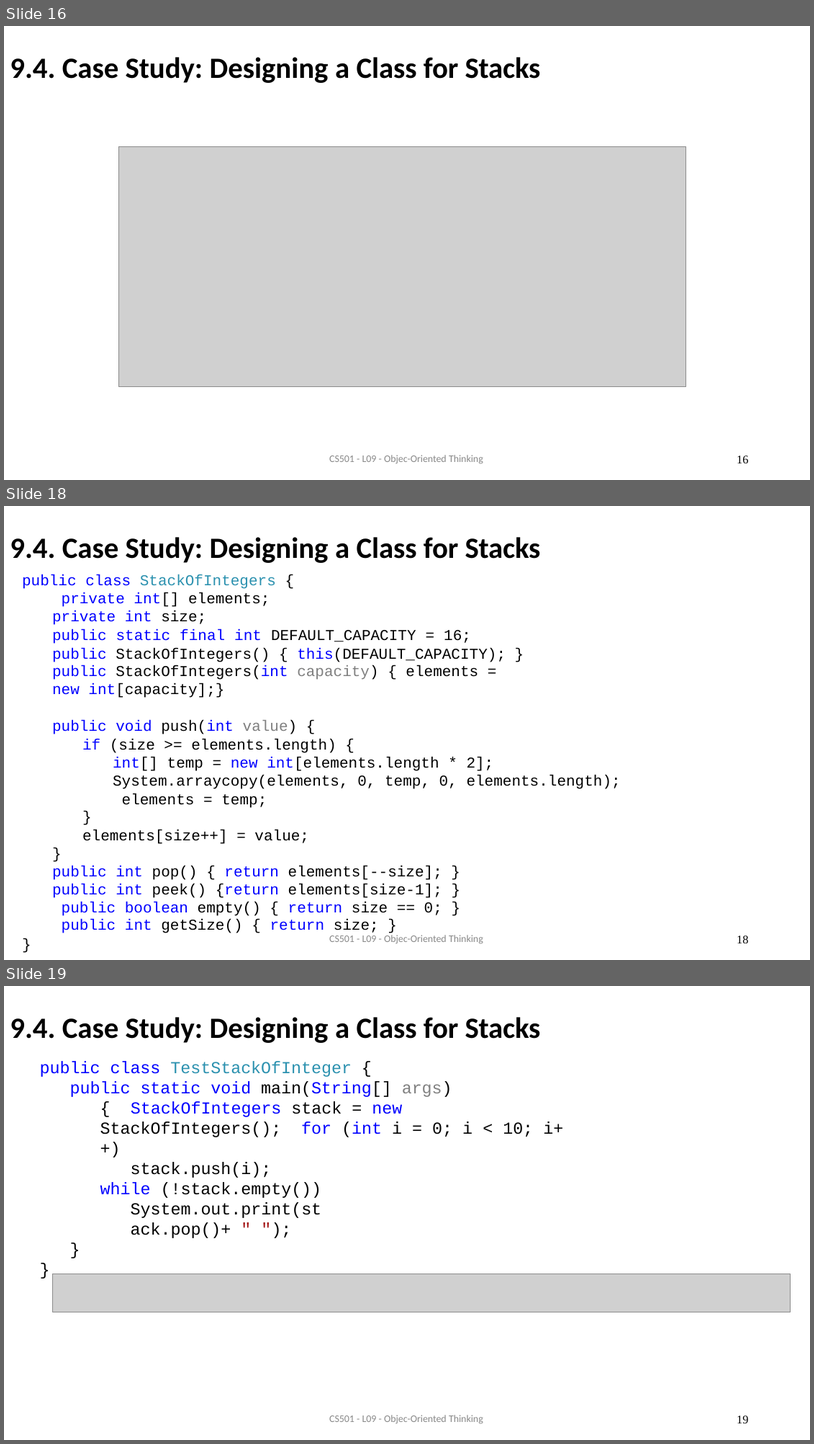
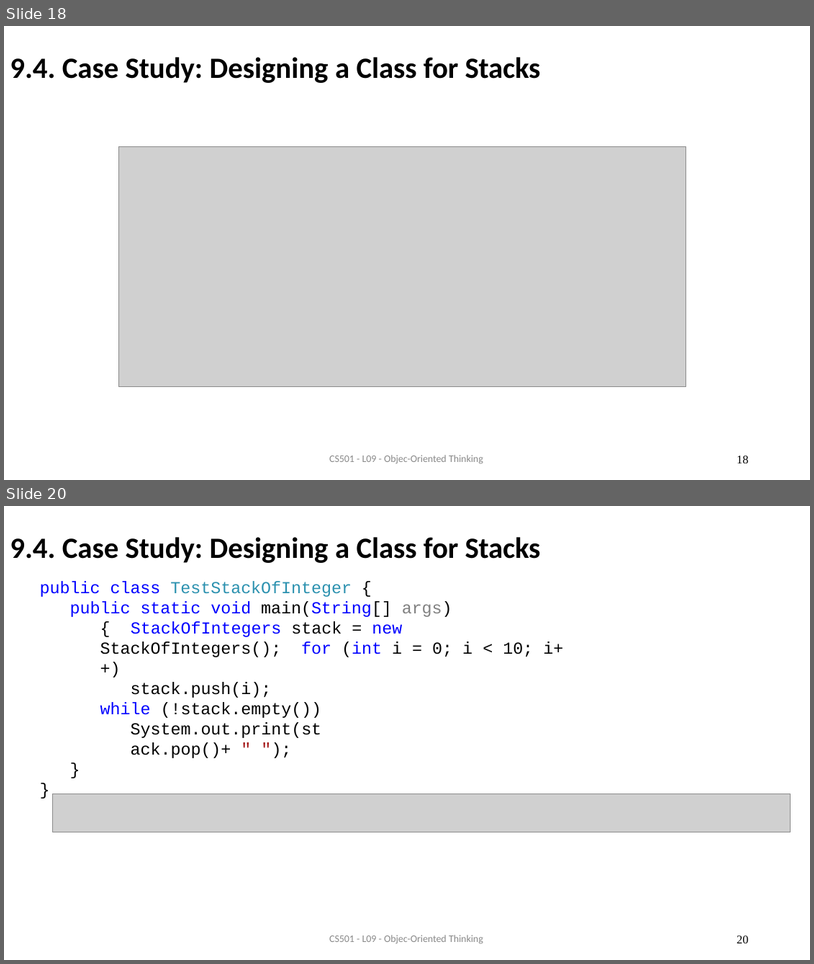
Before and after one commit to AughdonBreslin/CS501IntroToJava, a slide deck: Lectures/9_Object_Oriented_Programming.pptx. Shown one above the other, each under a label of ours: slides 16, 18 and 19 before the commit, slides 18 and 20 after it; the slides between them are not shown. The pictures are 814x1444 and 814x964 pixels, drawn with LibreOffice and Linux fonts; fonts in the diff are those of the drawing; grey boxes stand for pictures. Boxes give left, top, right and bottom in pixels: in the first picture for what was removed or moved away, otherwise in the second. Text is boxed around its words. In the diff, an @@ line names an element or a change of style, - is before the commit and + after.

```diff
--- a/Lectures/9_Object_Oriented_Programming.pptx
+++ b/Lectures/9_Object_Oriented_Programming.pptx
@@ slide 18 removed at bbox=[4, 506, 810, 960], background #FFFFFF @@
@@ title removed at bbox=[10, 537, 541, 563] @@
-9.4. Case Study: Designing a Class for Stacks
@@ text removed at bbox=[22, 574, 621, 933] @@
-public class StackOfIntegers { private int[] elements; private int size;
-public static final int DEFAULT_CAPACITY = 16; public StackOfIntegers() { this(DEFAULT_CAPACITY); }
-public StackOfIntegers(int capacity) { elements = new int[capacity];}
-public void push(int value) {
-if (size >= elements.length) {
-int[] temp = new int[elements.length * 2]; System.arraycopy(elements, 0, temp, 0, elements.length); elements = temp;
-}
-elements[size++] = value;
-}
-public int pop() { return elements[--size]; }
-public int peek() {return elements[size-1]; } public boolean empty() { return size == 0; } public int getSize() { return size; }
-}
@@ text removed at bbox=[329, 934, 484, 944] @@
-CS501 - L09 - Objec-Oriented Thinking
@@ page number removed at bbox=[737, 935, 748, 943] @@
-18
@@ what was slide 16 is now slide 18 @@
@@ page number at bbox=[737, 455, 748, 463]: text changed @@
-16
+18
@@ what was slide 19 is now slide 20 @@
@@ page number at bbox=[737, 935, 748, 943]: text changed @@
-19
+20
```
Also in this commit, not shown: 11 slides changed, 17 slides added, 7 other slides removed, 4 other files.
